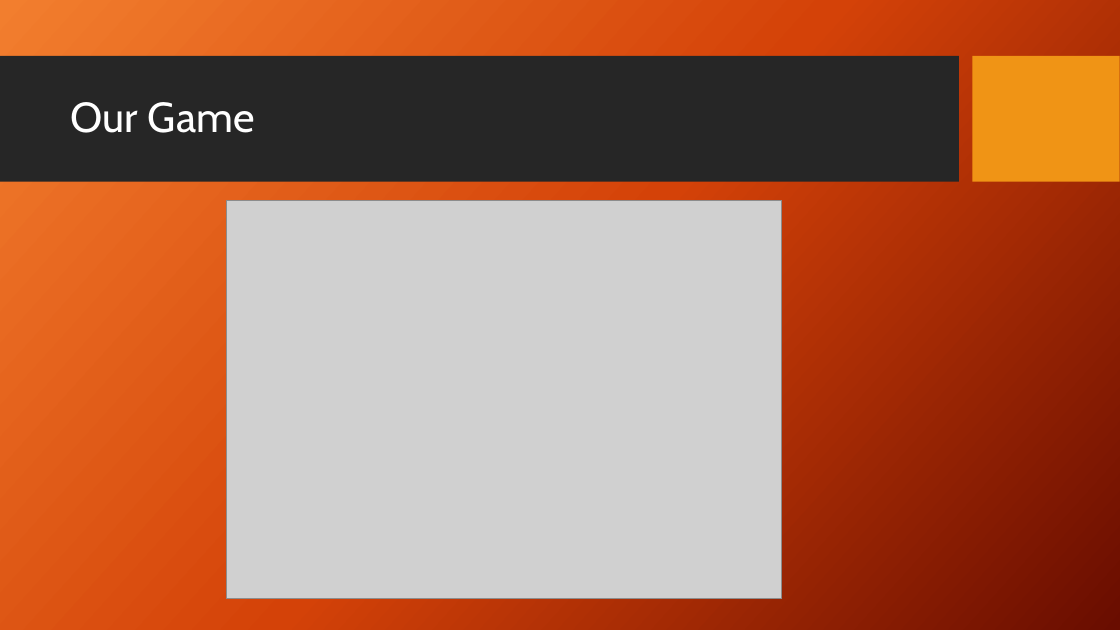
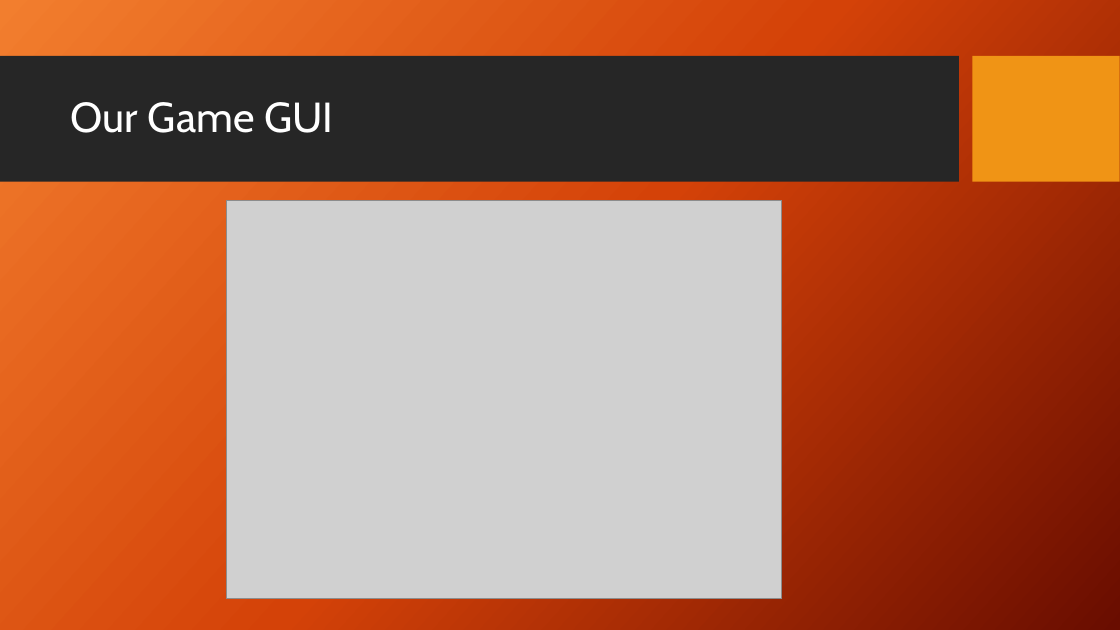
Before and after one commit to Tim-W-James/Java-Block-Puzzle-Game, a slide deck: slide 4 of presentation.pptx (slide 3 before the commit). Drawn at 1120x630 pixels with LibreOffice and Linux fonts; fonts in the diff are those of the drawing; grey boxes stand for pictures; background and template pictures are left out. Boxes give left, top, right and bottom in pixels: in the first picture for what was removed or moved away, otherwise in the second. Text is boxed around its words. In the diff, an @@ line names an element or a change of style, - is before the commit and + after.

```diff
--- a/presentation.pptx
+++ b/presentation.pptx
@@ title at [71, 102, 333, 133]: text changed @@
-Our Game
+Our Game GUI
```
Also in this commit, not shown: 5 slides added, 3 other files.
